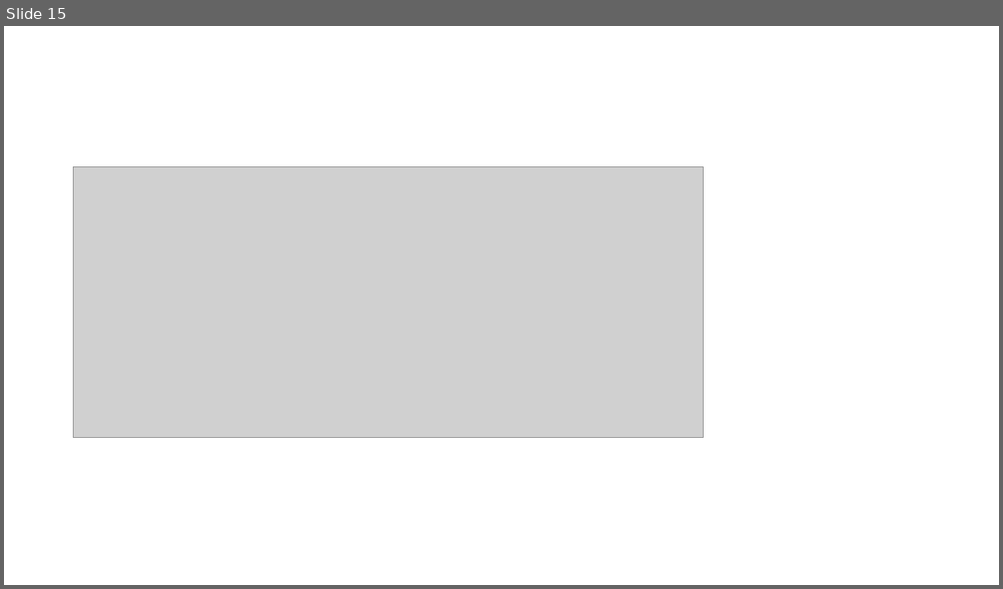
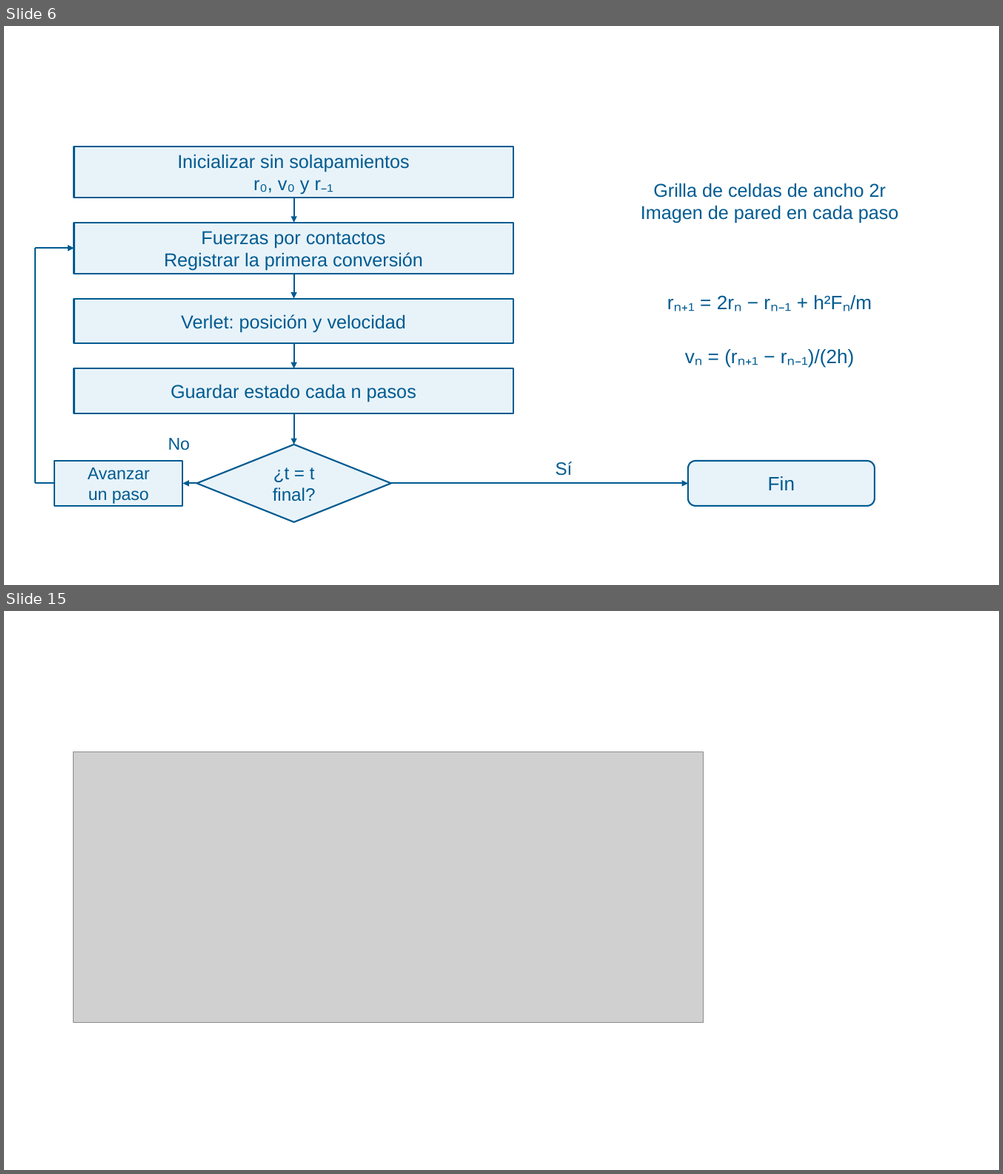
Before and after one commit to eugemigliaro/sistemas-de-simulacion, a slide deck: entregas/tp4-billar-circular/presentacion/SdS_TP4_2026Q2G07CS_Presentacion.pptx. Shown one above the other, each under a label of ours: slide 15 before the commit, slides 6 and 15 after it; the slides between them are not shown. The pictures are 1003x589 and 1003x1174 pixels, drawn with LibreOffice and Linux fonts; fonts in the diff are those of the drawing; grey boxes stand for pictures; background and template pictures are left out. Boxes give left, top, right and bottom in pixels: in the first picture for what was removed or moved away, otherwise in the second. Text is boxed around its words. In the diff, an @@ line names an element or a change of style, - is before the commit and + after.

```diff
--- a/entregas/tp4-billar-circular/presentacion/SdS_TP4_2026Q2G07CS_Presentacion.pptx
+++ b/entregas/tp4-billar-circular/presentacion/SdS_TP4_2026Q2G07CS_Presentacion.pptx
@@ slide 6 added at [4, 26, 999, 585], background picture (left out) @@
@@ rectangle added at [74, 146, 514, 198], fill #E8F3F9, outline #005B91 1.5 pt, 18 pt, text #005B91 @@
+Inicializar sin solapamientos
+r₀, v₀ y r₋₁
@@ arrow added from (294, 198) to (294, 223), #005B91 1.5 pt @@
@@ text added at [640, 183, 899, 224], 18 pt, text #005B91 @@
+Grilla de celdas de ancho 2r
+Imagen de pared en cada paso
@@ rectangle added at [74, 223, 514, 275], fill #E8F3F9, outline #005B91 1.5 pt, 18 pt, text #005B91 @@
+Fuerzas por contactos
+Registrar la primera conversión
@@ line added from (35, 484) to (35, 248), #005B91 1.5 pt @@
@@ arrow added from (35, 248) to (74, 248), #005B91 1.5 pt @@
@@ arrow added from (294, 274) to (294, 299), #005B91 1.5 pt @@
@@ rectangle added at [74, 299, 514, 344], fill #E8F3F9, outline #005B91 1.5 pt, 18 pt, text #005B91 @@
+Verlet: posición y velocidad
@@ text added at [688, 295, 871, 312], 18.8 pt, text #005B91 @@
+rₙ₊₁ = 2rₙ − rₙ₋₁ + h²Fₙ/m
@@ arrow added from (294, 344) to (294, 369), #005B91 1.5 pt @@
@@ text added at [751, 349, 854, 368], 18.8 pt, text #005B91 @@
+vₙ = (rₙ₊₁ − rₙ₋₁)/(2h)
@@ rectangle added at [74, 369, 514, 413], fill #E8F3F9, outline #005B91 1.5 pt, 18 pt, text #005B91 @@
+Guardar estado cada n pasos
@@ arrow added from (294, 414) to (294, 445), #005B91 1.5 pt @@
@@ text added at [168, 438, 190, 451], 16.5 pt, text #005B91 @@
+No
@@ diamond added at [196, 445, 390, 522], fill #E8F3F9, outline #005B91 1.5 pt, 17.2 pt, text #005B91 @@
+¿t = t final?
@@ rectangle added at [55, 461, 183, 506], fill #E8F3F9, outline #005B91 1.5 pt, 16.5 pt, text #005B91 @@
+Avanzar
+un paso
@@ text added at [555, 462, 572, 476], 17.2 pt, text #005B91 @@
+Sí
@@ rounded rectangle added at [688, 461, 875, 506], fill #E8F3F9, outline #005B91 1.5 pt, 18.8 pt, text #005B91 @@
+Fin
@@ line added from (55, 484) to (35, 484), #005B91 1.5 pt @@
@@ arrow added from (196, 484) to (183, 484), #005B91 1.5 pt @@
@@ arrow added from (391, 484) to (688, 484), #005B91 1.5 pt @@
```
Also in this commit, not shown: 1 other slide added, 2 slides removed, 14 other files.
